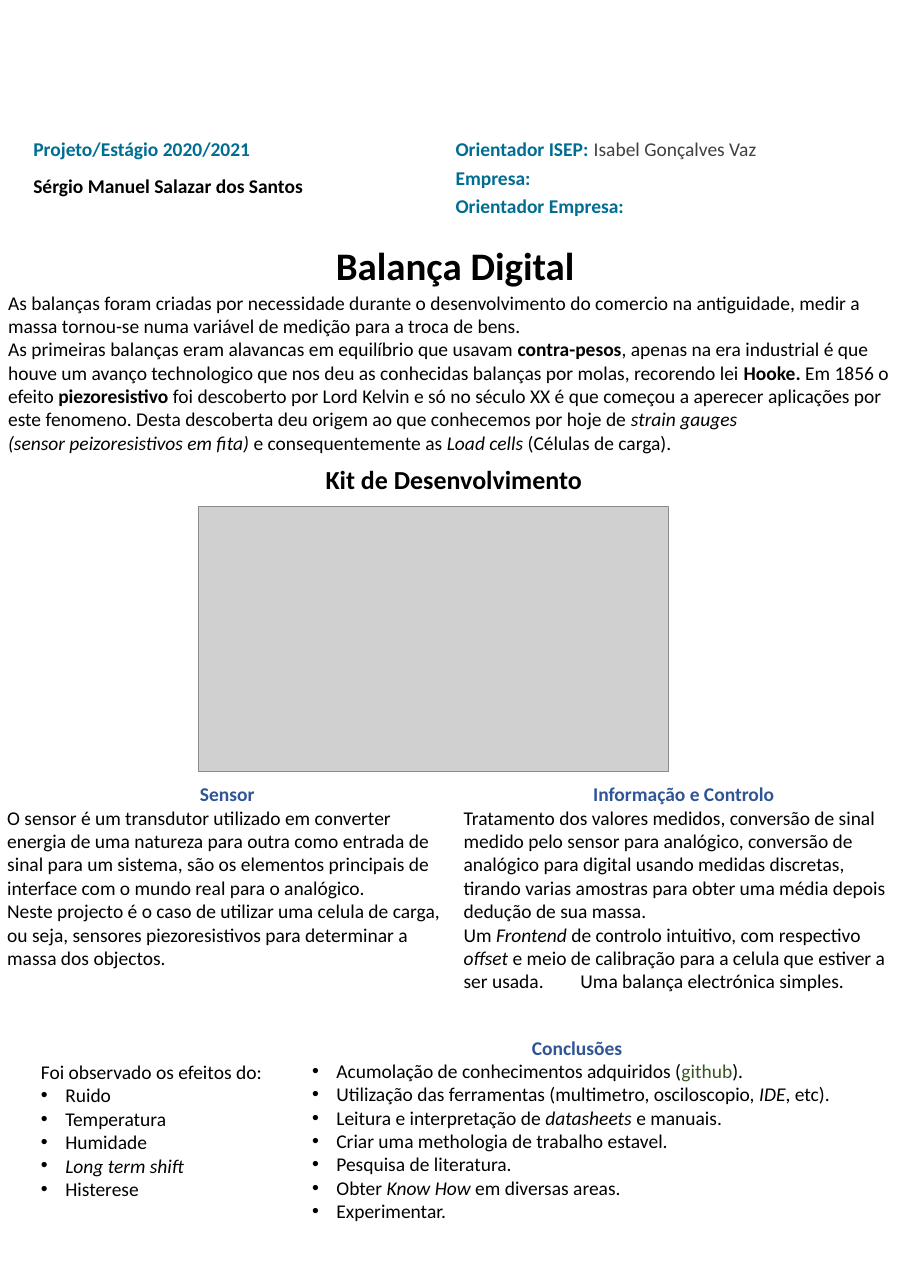
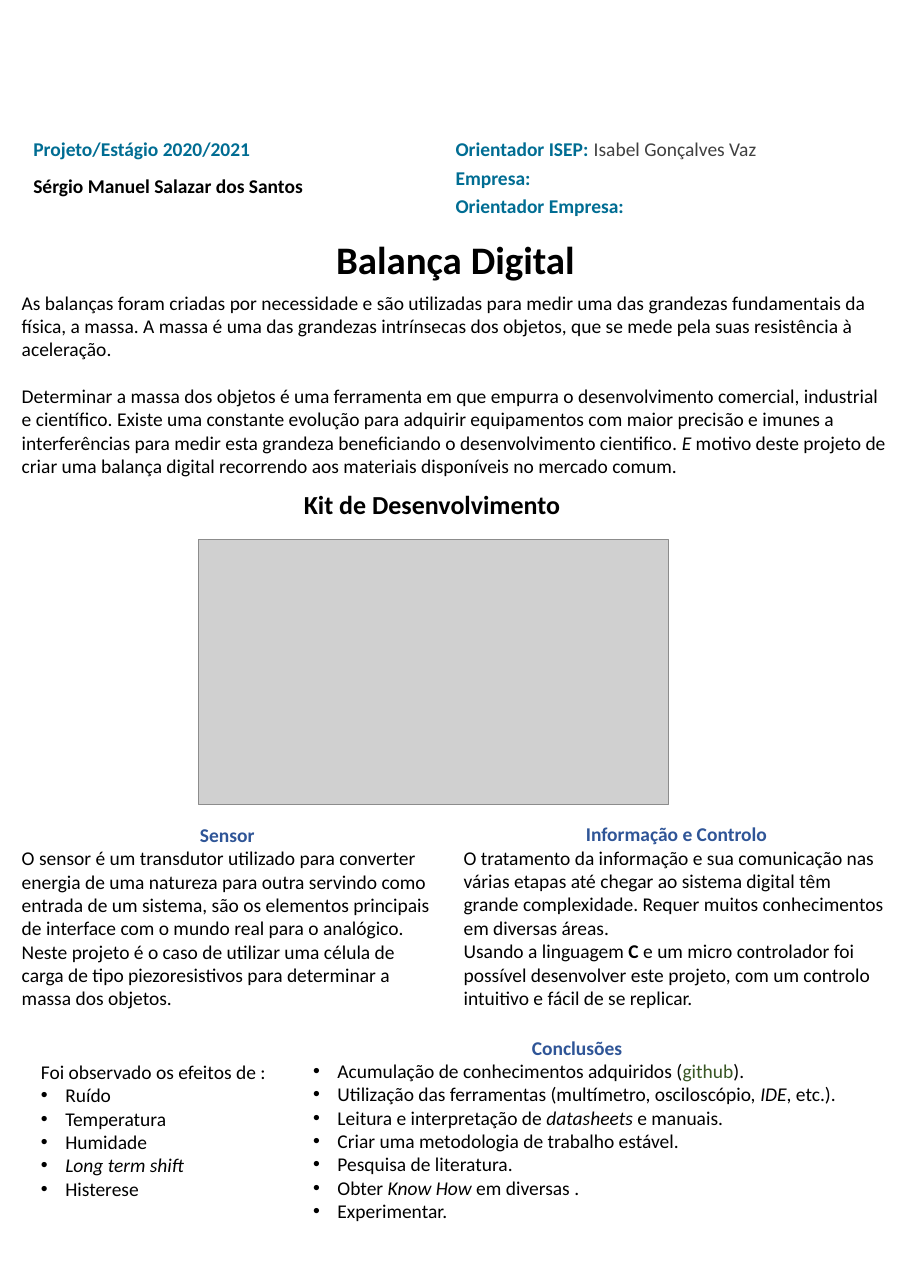
Before and after one commit to sergio1020881/PESTA2021, a slide deck: slide 1 of Zsend/PESTA-POSTER-1020881.pptx. Drawn at 911x1288 pixels with LibreOffice and Linux fonts; fonts in the diff are those of the drawing; grey boxes stand for pictures; background and template pictures are left out. Boxes give left, top, right and bottom in pixels: in the first picture for what was removed or moved away, otherwise in the second. Text is boxed around its words. In the diff, an @@ line names an element or a change of style, - is before the commit and + after.

```diff
--- a/Zsend/PESTA-POSTER-1020881.pptx
+++ b/Zsend/PESTA-POSTER-1020881.pptx
@@ text "Balança Digital": place and size @@
-text "Balança Digital" at [336, 252, 575, 287]
+text "Balança Digital" at [336, 246, 575, 281]
@@ text removed at [8, 296, 888, 454] @@
-As balanças foram criadas por necessidade durante o desenvolvimento do comercio na antiguidade, medir a massa tornou-se numa variável de medição para a troca de bens.
-As primeiras balanças eram alavancas em equilíbrio que usavam contra-pesos, apenas na era industrial é que
-houve um avanço technologico que nos deu as conhecidas balanças por molas, recorendo lei Hooke. Em 1856 o efeito piezoresistivo foi descoberto por Lord Kelvin e só no século XX é que começou a aperecer aplicações por este fenomeno. Desta descoberta deu origem ao que conhecemos por hoje de strain gauges
-(sensor peizoresistivos em fita) e consequentemente as Load cells (Células de carga).
@@ text added at [22, 296, 886, 477], 18 pt, text #000000 @@
+As balanças foram criadas por necessidade e são utilizadas para medir uma das grandezas fundamentais da física, a massa. A massa é uma das grandezas intrínsecas dos objetos, que se mede pela suas resistência à aceleração.
+Determinar a massa dos objetos é uma ferramenta em que empurra o desenvolvimento comercial, industrial e científico. Existe uma constante evolução para adquirir equipamentos com maior precisão e imunes a interferências para medir esta grandeza beneficiando o desenvolvimento cientifico. E motivo deste projeto de criar uma balança digital recorrendo aos materiais disponíveis no mercado comum.
@@ text "Kit de Desenvolvimento": place and size @@
-text "Kit de Desenvolvimento" at [326, 470, 582, 490]
+text "Kit de Desenvolvimento" at [304, 495, 560, 515]
@@ picture: place and size @@
-picture at [199, 507, 669, 772]
+picture at [199, 539, 669, 805]
@@ text removed at [464, 787, 885, 992] @@
-Informação e Controlo
-Tratamento dos valores medidos, conversão de sinal medido pelo sensor para analógico, conversão de analógico para digital usando medidas discretas, tirando varias amostras para obter uma média depois dedução de sua massa.
-Um Frontend de controlo intuitivo, com respectivo offset e meio de calibração para a celula que estiver a ser usada. Uma balança electrónica simples.
@@ text "Sensor": place and size @@
-text "Sensor" at [7, 788, 440, 969]
+text "Sensor" at [22, 829, 429, 1009]
@@ text added at [464, 827, 884, 1008], 18 pt, text #000000 @@
+Informação e Controlo
+O tratamento da informação e sua comunicação nas várias etapas até chegar ao sistema digital têm grande complexidade. Requer muitos conhecimentos em diversas áreas.
+Usando a linguagem C e um micro controlador foi possível desenvolver este projeto, com um controlo intuitivo e fácil de se replicar.
@@ text at [22, 851, 429, 1009]: text changed @@
-O sensor é um transdutor utilizado em converter energia de uma natureza para outra como entrada de sinal para um sistema, são os elementos principais de interface com o mundo real para o analógico.
-Neste projecto é o caso de utilizar uma celula de carga, ou seja, sensores piezoresistivos para determinar a massa dos objectos.
+O sensor é um transdutor utilizado para converter energia de uma natureza para outra servindo como entrada de um sistema, são os elementos principais de interface com o mundo real para o analógico.
+Neste projeto é o caso de utilizar uma célula de carga de tipo piezoresistivos para determinar a massa dos objetos.
@@ text at [41, 1065, 256, 1102]: text changed @@
-Foi observado os efeitos do:
-• Ruido
+Foi observado os efeitos de :
+• Ruído
@@ text at [337, 1064, 836, 1105]: text changed @@
-• Acumolação de conhecimentos adquiridos (github).
-• Utilização das ferramentas (multimetro, osciloscopio, IDE, etc).
+• Acumulação de conhecimentos adquiridos (github).
+• Utilização das ferramentas (multímetro, osciloscópio, IDE, etc.).
@@ text at [337, 1134, 679, 1152]: text changed @@
-• Criar uma methologia de trabalho estavel.
+• Criar uma metodologia de trabalho estável.
@@ text at [337, 1181, 570, 1195]: text changed @@
-• Obter Know How em diversas areas.
+• Obter Know How em diversas .
```
Also in this commit, not shown: 11 other files.
